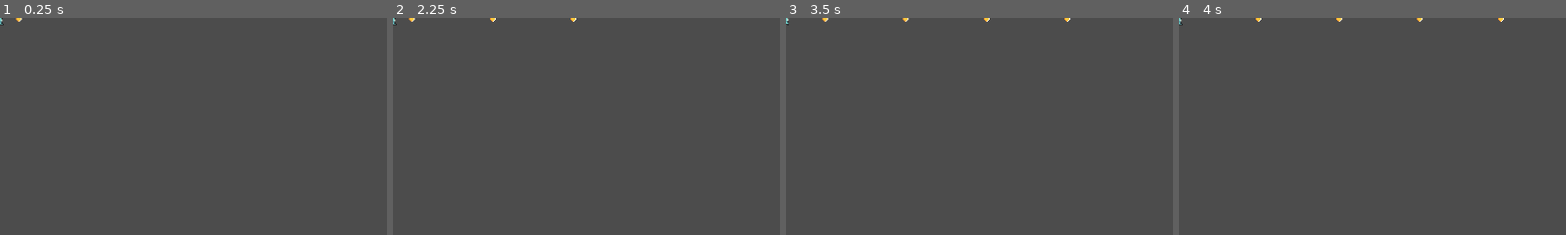
Above: before the commit, frames 1-4 (left to right).
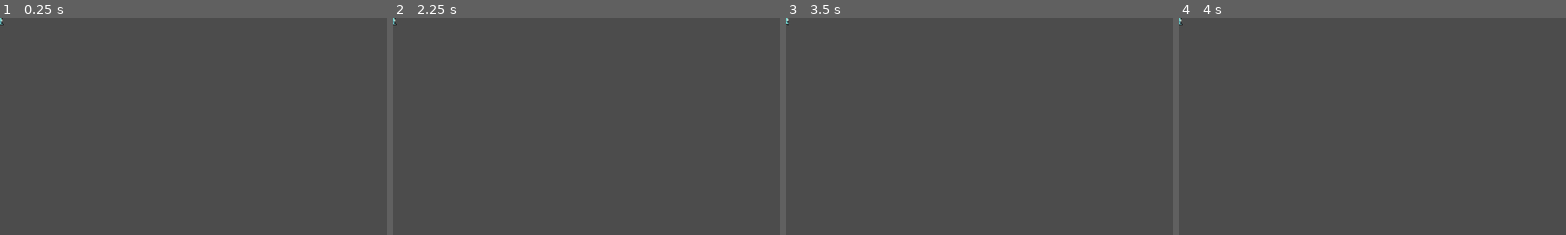
Above: after the commit, the same moments.

Repository: mirondorin/DQ-RL
Game: Godot game, scene res://scenes/MobProjectile.tscn
Same seed, same stepped clock (60 frames per second), same inputs: the game is played once before the commit and once after it. This scene is started directly instead of the project's main scene.
Inputs (mouse positions are % of the whole screen's width and height, from its top left):
- Up to frame 1 (0.25 s): no input
- Up to frame 2 (2.25 s): tap Enter at 0.5, 2 s; move the mouse to (72, 45) at 0.52 s; hold X (special_attack) 0.53-1.28 s; hold Right (ui_right) 0.53-2.03 s; tap Up (ui_up) at 0.77, 1.52 s; tap Space at 1.25 s; move the mouse to (30, 55) at 1.27 s; tap C (utility) at 1.35 s; move the mouse to (60, 28) at 2.02 s; hold Left (ui_left) from 2.03 s (still down); hold X (special_attack) from 2.03 s (still down)
- Up to frame 3 (3.5 s): tap Space at 2.75 s; move the mouse to (45, 70) at 2.77 s; release Left (ui_left) at 2.78 s; release X (special_attack) at 2.78 s; hold Right (ui_right) from 2.78 s (still down); tap C (utility) at 2.85 s; tap Up (ui_up) at 3.02 s
- Up to frame 4 (4 s): keep holding Right (ui_right); tap Enter at 3.5 s; move the mouse to (80, 65) at 3.52 s; hold X (special_attack) from 3.53 s (still down); tap Up (ui_up) at 3.77 s
The pictures show only the part of the screen within x 0-50%, y 0-50%; the shares and areas given below are measured in that part.

The runs differ from the first frame. In frame 1, less than 0.1% of the frame differs, in the area x 4-6%, y 0-2%; in frame 2, less than 0.1%; in frame 3, less than 0.1%, in the area x 9-74%, y 0-2%; in frame 4, less than 0.1%.
Error in both runs: Invalid get index 'GRAVITY' (on base: 'null instance'). (res://scripts/mobs/MobProjectile.gd:5)

Commit message:
Networking - fixing bugs
Fixed client not taking damage from normal mob
Fixed projectile mob orientation
Synchronized mob bullets

Diff:
--- a/scripts/mobs/Mob.gd
+++ b/scripts/mobs/Mob.gd
@@ -6,15 +6,18 @@
 func _init():
 	self.SPEED = 70
 
+# ! normal mob attack is not sync-ed, but seems to work
+
 func attack_player(player):
-	if can_attack and is_network_master():
+	if can_attack: #  and is_network_master()
+		# if is_network_master, player does not take damage because is not on master
 		player.take_damage(attack_damage)  # TODO: ensure that player takes damage only once, and takes it everywhere
 		move_and_slide(Vector2(velocity.x + 2000*x_direction*-1, velocity.y), Vector2(0, -1))
 		can_attack = false
 		attack_timer.start()
 
 func _on_Hurtbox_area_entered(area):
-	if area.is_in_group('hitbox') and is_network_master():
+	if area.is_in_group('hitbox'): #  and is_network_master()
 		var owner = area.get_owner()
 		if owner.is_in_group('players'):
 			attack_player(owner)
--- a/scripts/mobs/MobProjectile.gd
+++ b/scripts/mobs/MobProjectile.gd
@@ -16,25 +16,27 @@
 				x_direction = -1
 		else:
 			x_direction = 0
-
-		if position.x < player.position.x:
-			$AnimatedSprite.flip_h = false
-		else:
-			$AnimatedSprite.flip_h = true
+		if is_network_master():
+			rpc_unreliable("change_animation", "flip_h", position.x >= player.position.x)
+			# nu stiu daca aici ar trebuii sa fie unreliable
 	else:
 		x_direction = 0
 	if not follow:
 		x_direction = 0
 
+
+sync func do_attack():
+	var bullet_inst = bullet.instance()
+	bullet_inst.group_to_detect = 'players'
+	bullet_inst.direction = -1 if int($AnimatedSprite.flip_h) else 1
+	get_tree().get_root().add_child(bullet_inst)
+	bullet_inst.global_position = self.global_position
+	can_attack = false
+	attack_timer.start()
+
 func attack_player(_player): #player will be null here
-	if can_attack:
-		var bullet_inst = bullet.instance()
-		bullet_inst.group_to_detect = 'players'
-		bullet_inst.direction = -1 if int($AnimatedSprite.flip_h) else 1
-		get_tree().get_root().add_child(bullet_inst)
-		bullet_inst.global_position = self.global_position
-		can_attack = false
-		attack_timer.start()
+	if can_attack and is_network_master():
+		rpc_unreliable("do_attack")
 
 func _process(_delta):
 	attack_player(null)
